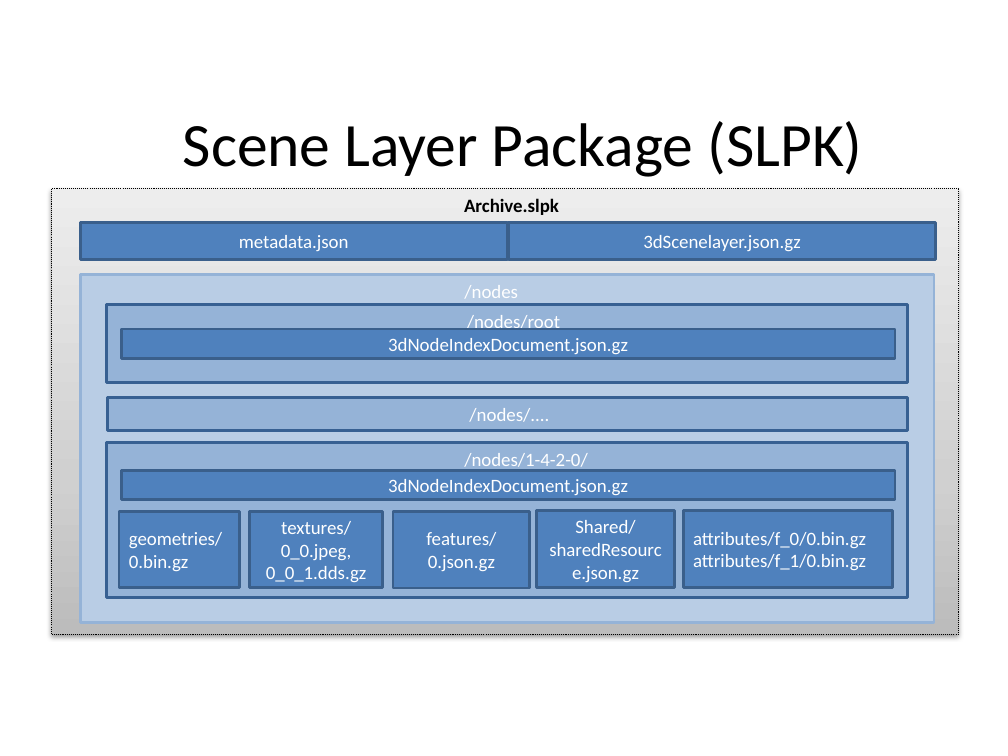
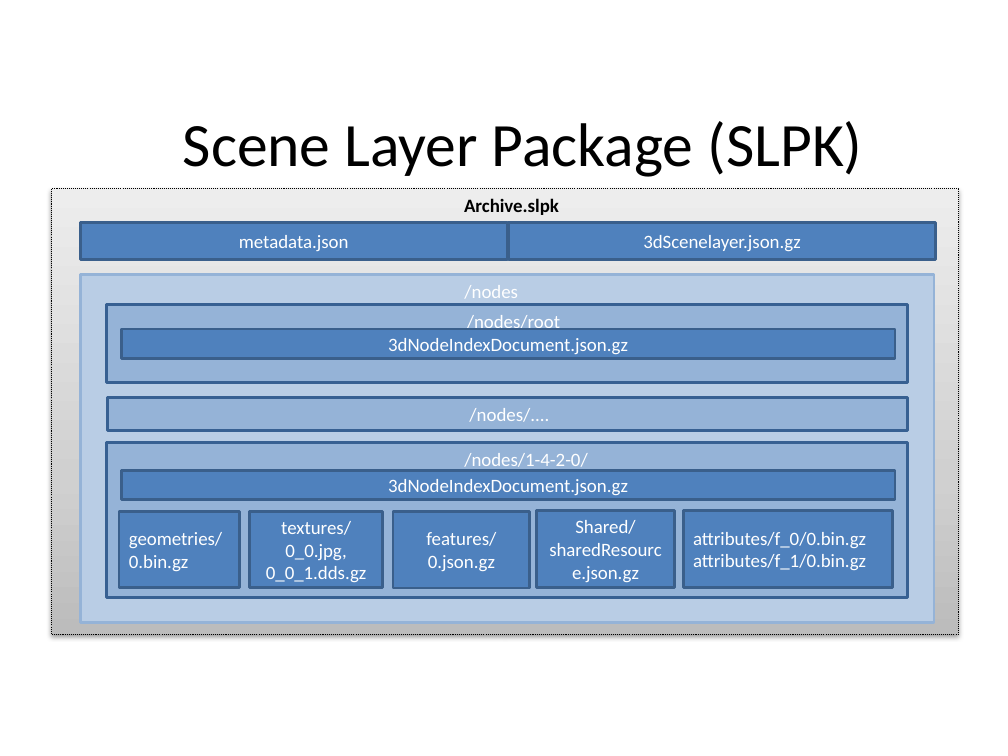
Before and after one commit to Esri/i3s-spec, a slide deck: slide 4 of format/uml/SpecificationFigures.pptx. Drawn at 1008x756 pixels with LibreOffice and Linux fonts; fonts in the diff are those of the drawing. Boxes give left, top, right and bottom in pixels: in the first picture for what was removed or moved away, otherwise in the second. Text is boxed around its words. In the diff, an @@ line names an element or a change of style, - is before the commit and + after.

Commit message:
Updated I3S Version to 1.6; renamed texture resources to reflect content type

```diff
--- a/format/uml/SpecificationFigures.pptx
+++ b/format/uml/SpecificationFigures.pptx
@@ text in rectangle at [281, 521, 351, 560]: text changed @@
-textures/ 0_0.jpeg,
+textures/ 0_0.jpg,
```
Also in this commit, not shown: 2 other files.
